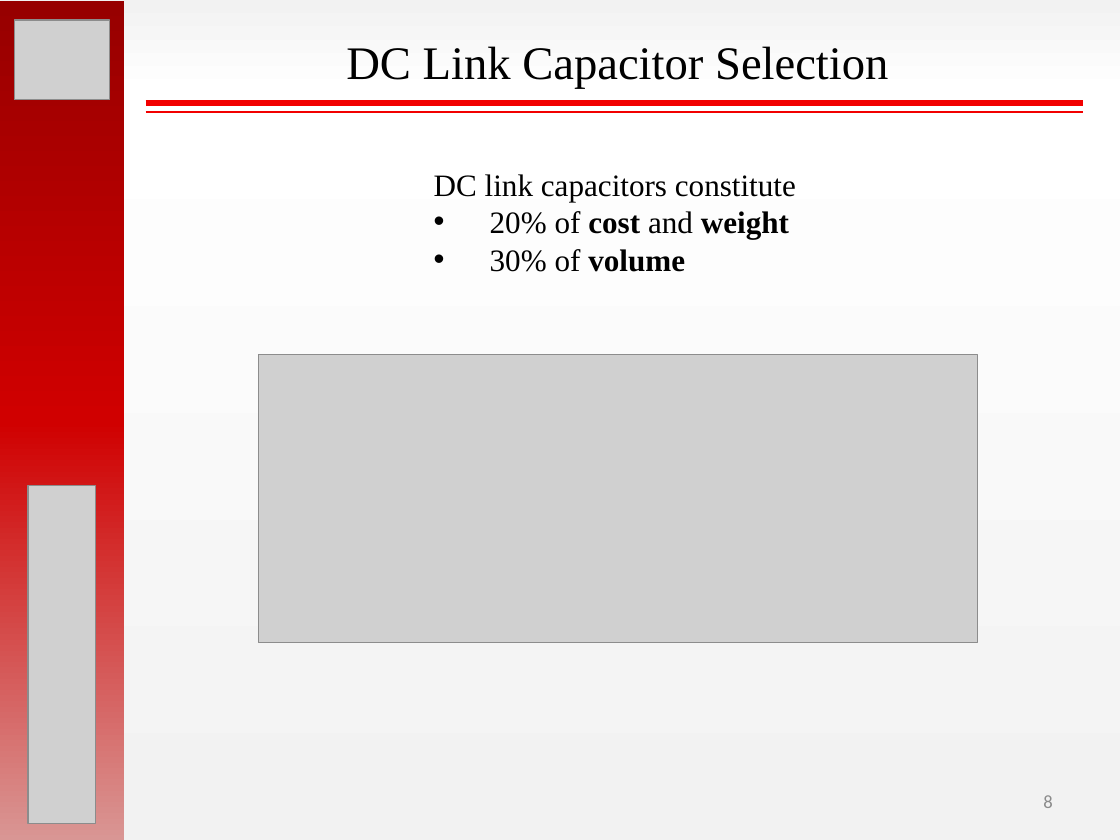
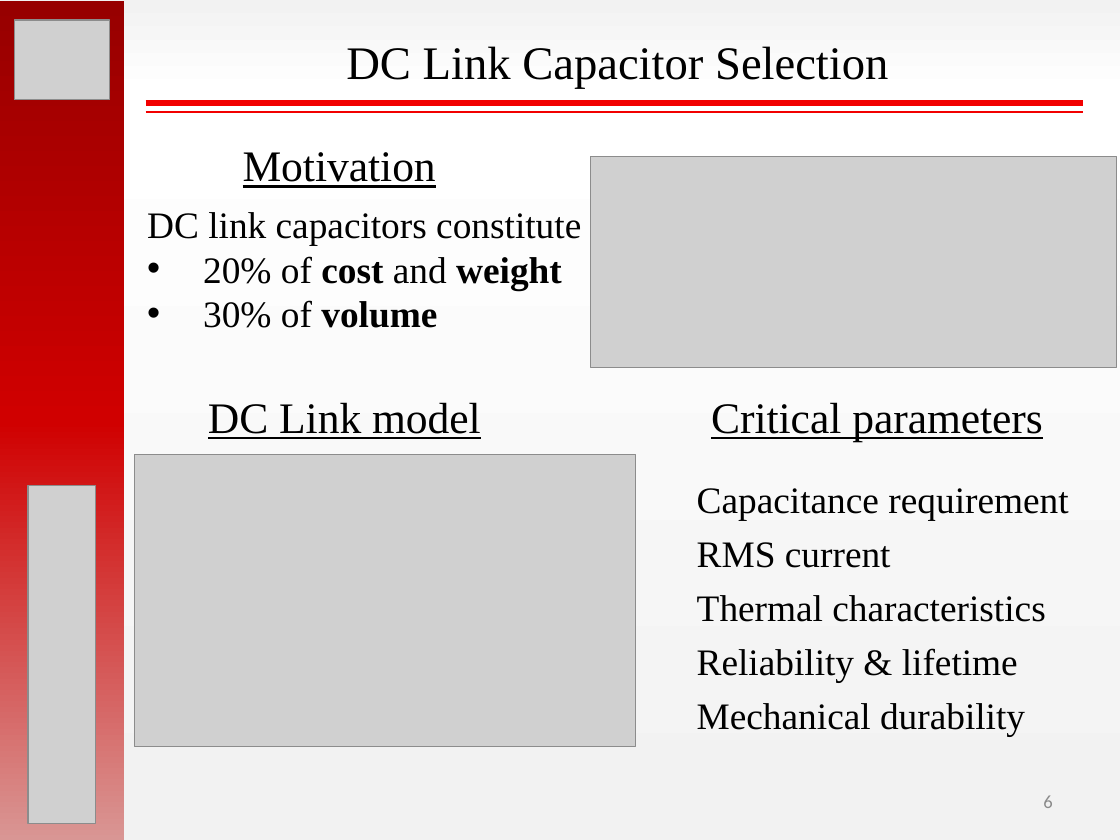
Before and after one commit to hakanpolat/IMMD, a slide deck: slide 6 of ISIE 2017/sunum/ISIE2017_OralPres_Mesut_Uğur.pptx (slide 8 before the commit). Drawn at 1120x840 pixels with LibreOffice and Linux fonts; fonts in the diff are those of the drawing; grey boxes stand for pictures. Boxes give left, top, right and bottom in pixels: in the first picture for what was removed or moved away, otherwise in the second. Text is boxed around its words. In the diff, an @@ line names an element or a change of style, - is before the commit and + after.

```diff
--- a/ISIE 2017/sunum/ISIE2017_OralPres_Mesut_Uğur.pptx
+++ b/ISIE 2017/sunum/ISIE2017_OralPres_Mesut_Uğur.pptx
@@ text added at (243, 152, 436, 188), 28 pt, text #000000, underline @@
+Motivation
@@ picture: place and size @@
-picture at (259, 355, 978, 643)
+picture at (590, 157, 1117, 367)
@@ text "DC link capacitors constitute": place and size @@
-text "DC link capacitors constitute" at (434, 174, 796, 272)
+text "DC link capacitors constitute" at (147, 212, 581, 328)
@@ text "DC link capacitors constitute" at (147, 212, 581, 328): size 20 to 24 pt @@
@@ text added at (208, 402, 481, 439), 28 pt, text #000000, underline @@
+DC Link model
@@ text added at (711, 402, 1043, 441), 28 pt, text #000000, underline @@
+Critical parameters
@@ picture added at (134, 454, 635, 746) @@
@@ text added at (697, 488, 1068, 737), 24 pt, text #000000 @@
+Capacitance requirement
+RMS current
+Thermal characteristics
+Reliability & lifetime
+Mechanical durability
@@ page number at (1043, 795, 1052, 808): text changed @@
-8
+6
```
Also in this commit, not shown: 6 other slides changed, 2 slides removed, 23 other files.
